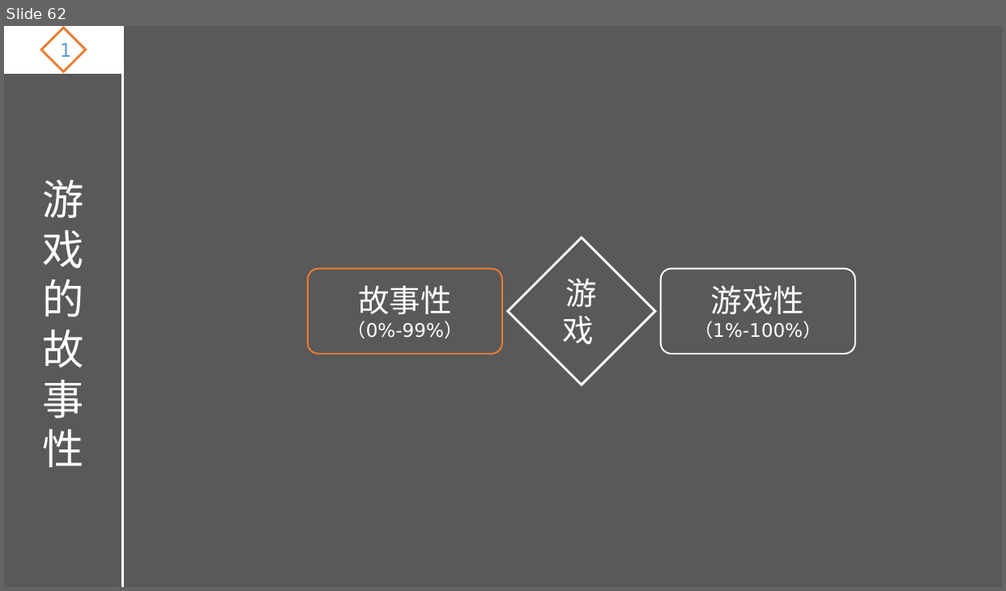
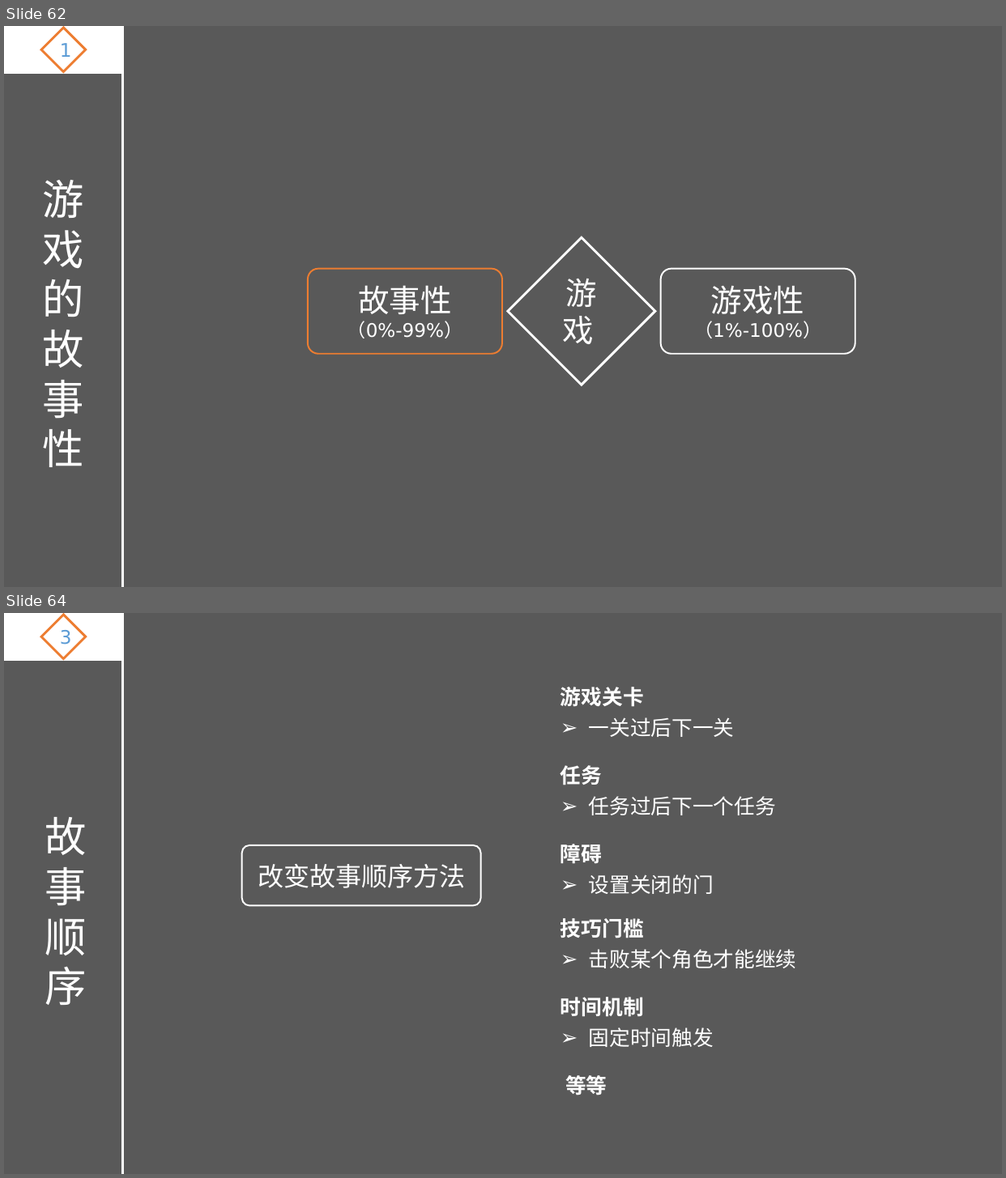
Before and after one commit to ThreePeopleGame/Death, a slide deck: Share/游戏设计理论.pptx. Shown one above the other, each under a label of ours: slide 62 before the commit, slides 62 and 64 after it; the slides between them are not shown. The pictures are 1006x591 and 1006x1178 pixels, drawn with LibreOffice and Linux fonts; fonts in the diff are those of the drawing. Boxes give left, top, right and bottom in pixels: in the first picture for what was removed or moved away, otherwise in the second. Text is boxed around its words. In the diff, an @@ line names an element or a change of style, - is before the commit and + after.

Commit message:
设计理论
新游戏

```diff
--- a/Share/游戏设计理论.pptx
+++ b/Share/游戏设计理论.pptx
@@ slide 64 added at [4, 613, 1002, 1174], background #595959 @@
@@ rectangle added at [4, 613, 123, 660], fill #FFFFFF, outline #FFFFFF 1.5 pt @@
@@ diamond added at [41, 615, 86, 658], outline #ED7D31 2.25 pt, 18 pt, text #5B9BD5 @@
+3
@@ line added from (123, 613) to (123, 1174), #FFFFFF 2.25 pt @@
@@ text added at [560, 687, 735, 737], 20 pt, text #FFFFFF @@
+游戏关卡
+➢ 一关过后下一关
@@ text added at [560, 765, 776, 815], 20 pt, text #FFFFFF @@
+任务
+➢ 任务过后下一个任务
@@ text added at [45, 817, 87, 1005], 40 pt, text #FFFFFF @@
+故事顺序
@@ rounded rectangle added at [242, 845, 481, 906], outline #FFFFFF 1.5 pt, 25 pt, text #FFFFFF @@
+改变故事顺序方法
@@ text added at [560, 844, 714, 894], 20 pt, text #FFFFFF @@
+障碍
+➢ 设置关闭的门
@@ text added at [560, 918, 797, 969], 20 pt, text #FFFFFF @@
+技巧门槛
+➢ 击败某个角色才能继续
@@ text added at [560, 997, 714, 1047], 20 pt, text #FFFFFF @@
+时间机制
+➢ 固定时间触发
@@ text added at [565, 1076, 607, 1095], 20 pt, text #FFFFFF, bold @@
+等等
```
Also in this commit, not shown: 1 slide changed, 1 other slide added, 1 other file.
